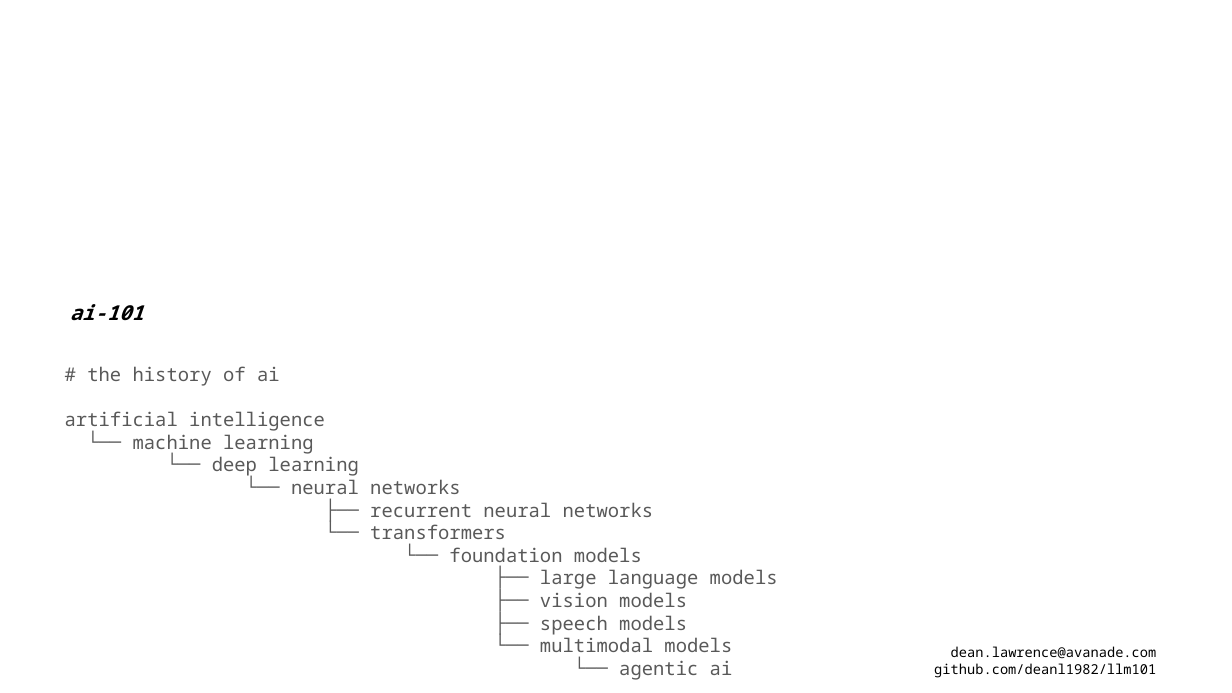
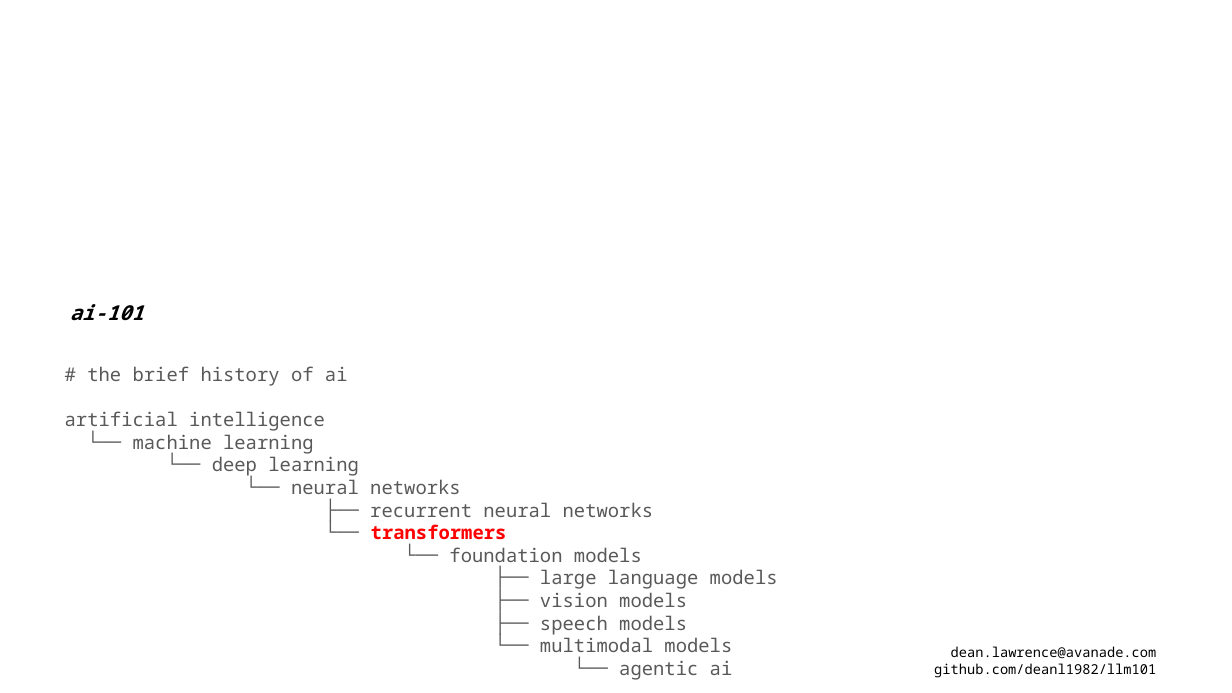
Before and after one commit to deanl1982/llm101, a slide deck: slide 3 of llm101.pptx (slide 2 before the commit). Drawn at 1232x693 pixels with LibreOffice and Linux fonts; fonts in the diff are those of the drawing. Boxes give left, top, right and bottom in pixels: in the first picture for what was removed or moved away, otherwise in the second. Text is boxed around its words. In the diff, an @@ line names an element or a change of style, - is before the commit and + after.

```diff
--- a/llm101.pptx
+++ b/llm101.pptx
@@ text at <box>87,366,348,386</box>: text changed @@
-# the history of ai
+# the brief history of ai
@@ text at <box>371,524,507,546</box>: text colour #595959 to #FF0000, bold on in "transformers" @@
```
Also in this commit, not shown: 3 other slides changed.
